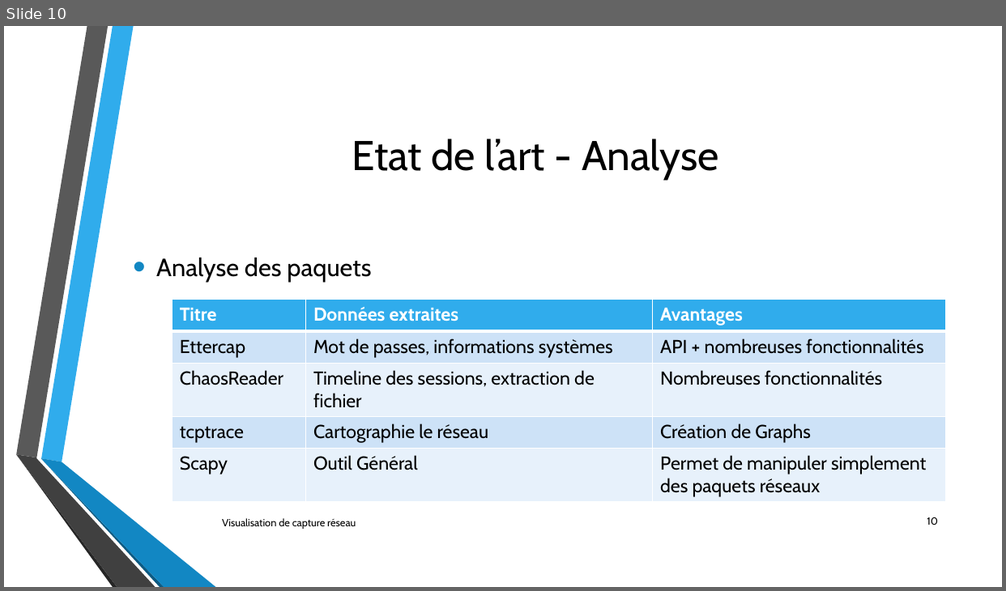
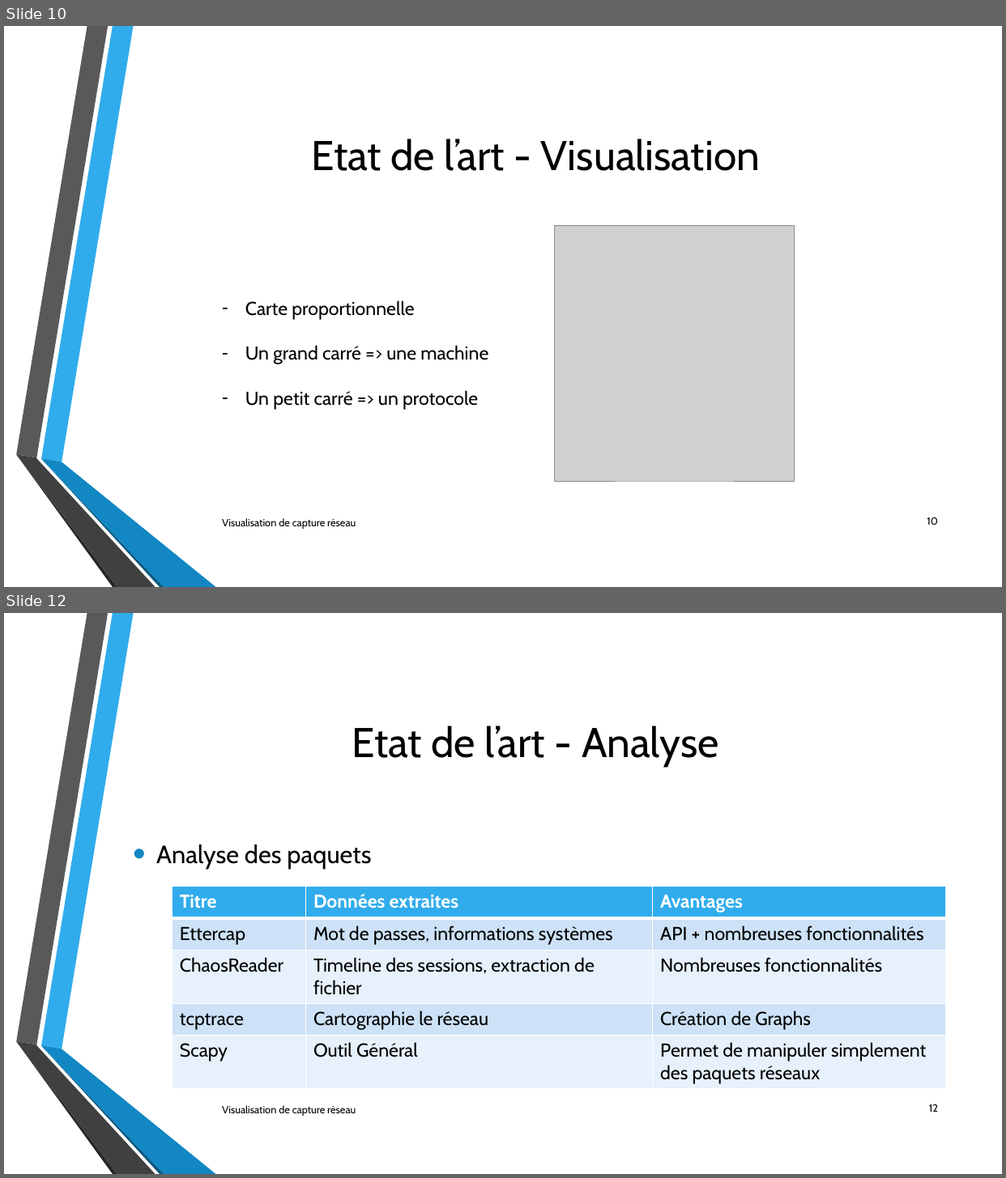
Before and after one commit to lechinoix/Pcap-visualization-project, a slide deck: Présentation de mi-projet/Outils de visualisation de capture réseau.pptx. Shown one above the other, each under a label of ours: slide 10 before the commit, slides 10 and 12 after it; the slides between them are not shown. The pictures are 1006x591 and 1006x1178 pixels, drawn with LibreOffice and Linux fonts; fonts in the diff are those of the drawing; grey boxes stand for pictures; background and template pictures are left out. Boxes give left, top, right and bottom in pixels: in the first picture for what was removed or moved away, otherwise in the second. Text is boxed around its words. In the diff, an @@ line names an element or a change of style, - is before the commit and + after.

Commit message:
Presentation v2.0 et images

```diff
--- a/Présentation de mi-projet/Outils de visualisation de capture réseau.pptx
+++ b/Présentation de mi-projet/Outils de visualisation de capture réseau.pptx
@@ slide 10 added at (x1=4, y1=26, x2=1002, y2=587), background picture (left out); not listed: 6 template elements that a slide beside it also shows @@
@@ title added at (x1=311, y1=139, x2=760, y2=171), 40 pt, text #000000 @@
+Etat de l’art - Visualisation
@@ picture added at (x1=554, y1=226, x2=795, y2=482) @@
@@ text added at (x1=245, y1=301, x2=488, y2=410), 18 pt, text #000000 @@
+– Carte proportionnelle
+– Un grand carré => une machine
+– Un petit carré => un protocole
@@ text added at (x1=222, y1=518, x2=356, y2=529), 10 pt, text #000000 @@
+Visualisation de capture réseau
@@ page number added at (x1=927, y1=518, x2=938, y2=525), 10 pt, text #000000 @@
+10
@@ what was slide 10 is now slide 12 @@
@@ page number at (x1=929, y1=1105, x2=938, y2=1112): text changed @@
-10
+12
```
Also in this commit, not shown: 5 slides changed, 4 other slides added, 2 slides removed, 9 other files.
